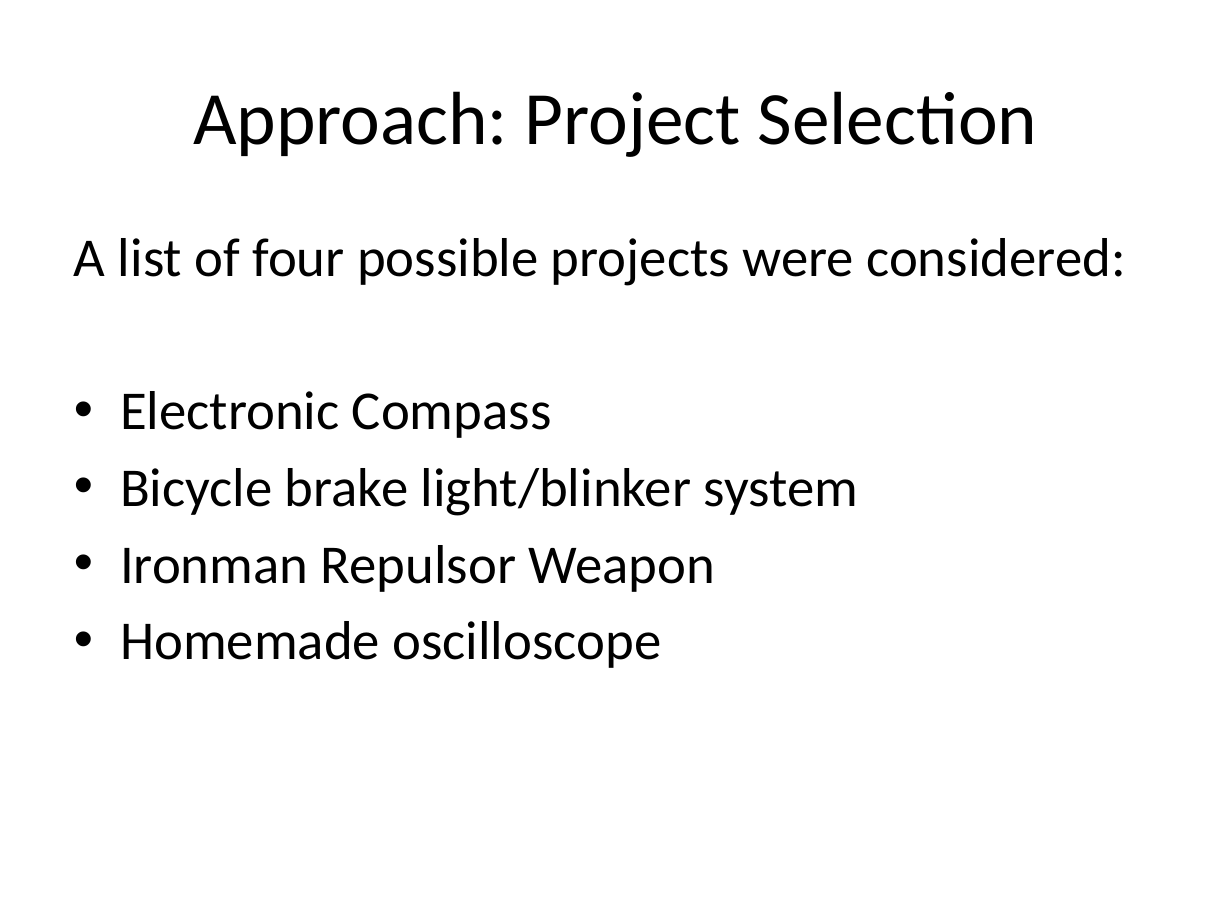
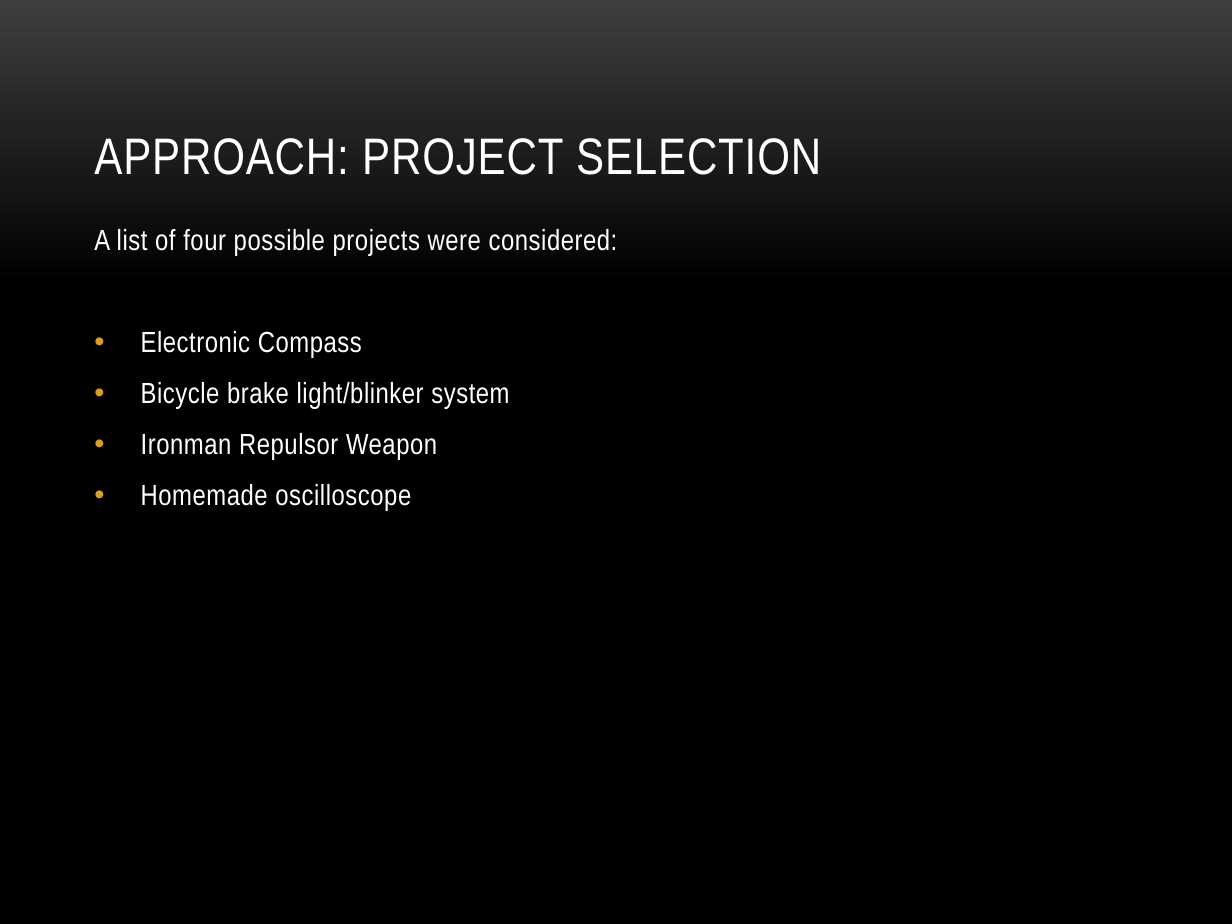
Before and after one commit to dosferatu/electronic-compass, a slide deck: slide 8 of Documentation/Project Documentation/Project Presentation.pptx. Drawn at 1232x924 pixels with LibreOffice and Linux fonts; fonts in the diff are those of the drawing; background and template pictures are left out. Boxes give left, top, right and bottom in pixels: in the first picture for what was removed or moved away, otherwise in the second. Text is boxed around its words. In the diff, an @@ line names an element or a change of style, - is before the commit and + after.

```diff
--- a/Documentation/Project Documentation/Project Presentation.pptx
+++ b/Documentation/Project Documentation/Project Presentation.pptx
@@ background #FFFFFF to picture (left out) @@
@@ title "APPROACH: PROJECT SELECTION" at [94, 138, 821, 175]: vertical alignment middle to bottom @@
@@ title at [94, 138, 821, 175]: text changed; size 44 to 30 pt; font Calibri to Arial Narrow; text colour #000000 to #FFFFFF @@
-Approach: Project Selection
+APPROACH: PROJECT SELECTION
@@ text "A list of four possible ...": place and size @@
-text "A list of four possible ..." at [74, 238, 1125, 668]
+text "A list of four possible ..." at [94, 229, 618, 511]
@@ text "A list of four possible ..." at [94, 229, 618, 511]: size 32 to 17 pt, font Calibri to Arial Narrow, text colour #000000 to #FFFFFF, letter spacing 0 to 0.3 pt; more space between paragraphs @@
```
Also in this commit, not shown: 24 other slides changed, 2 slides added, 1 slide removed, 2 other files.
